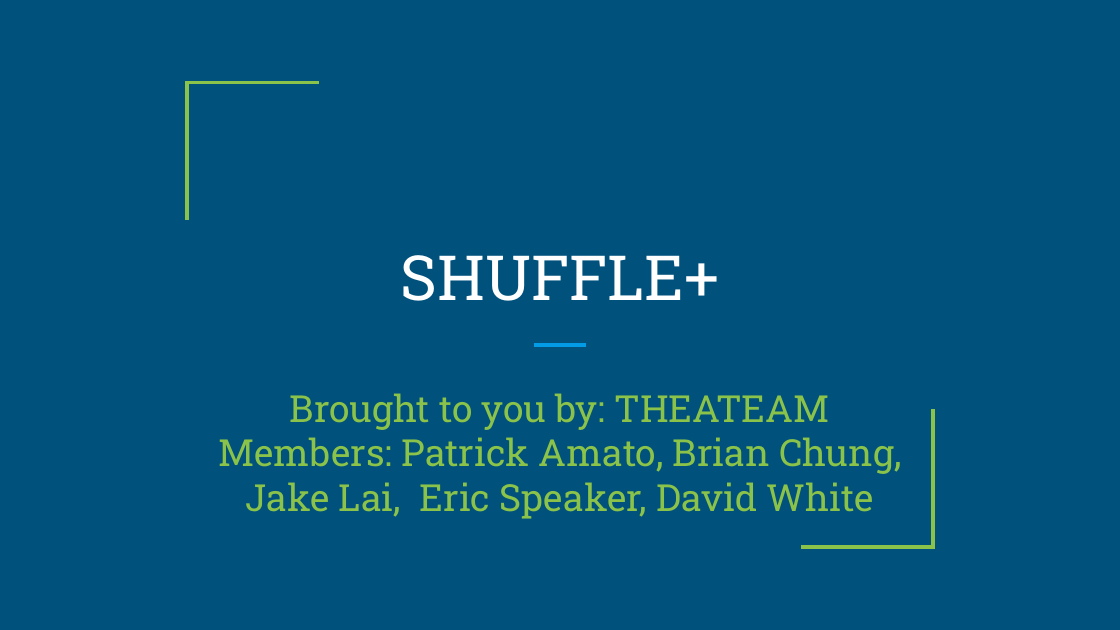
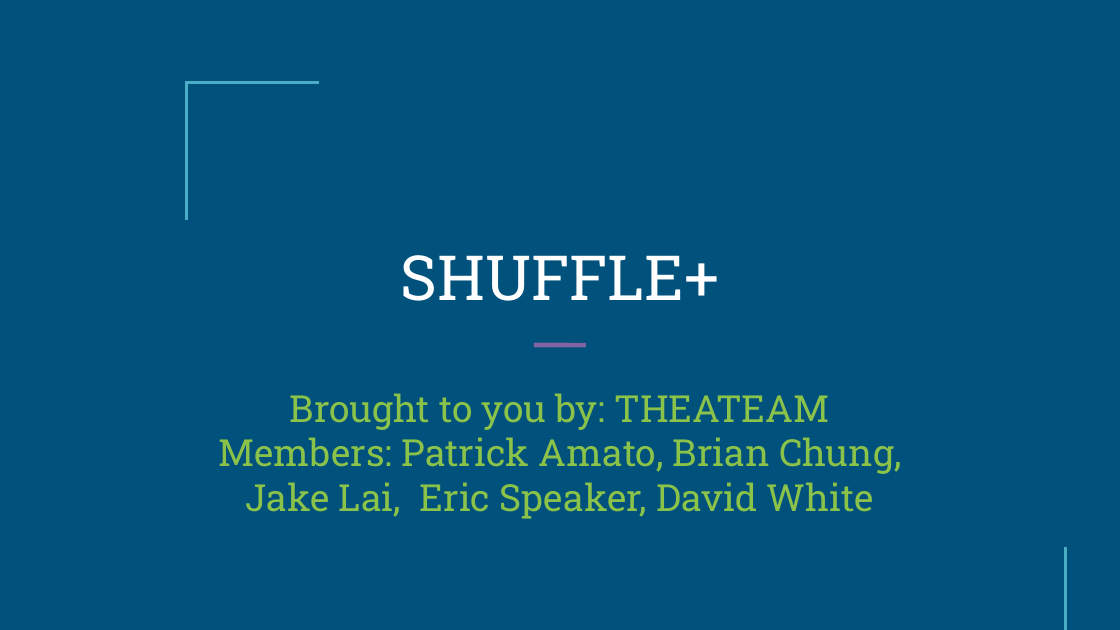
Before and after one commit to speakerofthehouse/theateam, a slide deck: slide 1 of CSCI3308 - FINAL PRESENTATION.pptx. Drawn at 1120x630 pixels with LibreOffice and Linux fonts; fonts in the diff are those of the drawing. Boxes give left, top, right and bottom in pixels: in the first picture for what was removed or moved away, otherwise in the second. Text is boxed around its words. In the diff, an @@ line names an element or a change of style, - is before the commit and + after.

```diff
--- a/CSCI3308 - FINAL PRESENTATION.pptx
+++ b/CSCI3308 - FINAL PRESENTATION.pptx
@@ freeform shape at (x1=187, y1=83, x2=319, y2=221): outline #8BC34A 2.25 pt to #4BACC6 2.24 pt @@
@@ line removed from (534, 345) to (586, 345) @@
@@ freeform shape added at (x1=534, y1=345, x2=586, y2=345), outline #8064A2 3 pt @@
@@ freeform shape removed at (x1=801, y1=410, x2=933, y2=548) @@
@@ freeform shape added at (x1=933, y1=548, x2=1065, y2=630), outline #4BACC6 2.24 pt @@
```
Also in this commit, not shown: 10 other slides changed, 1 slide added.
